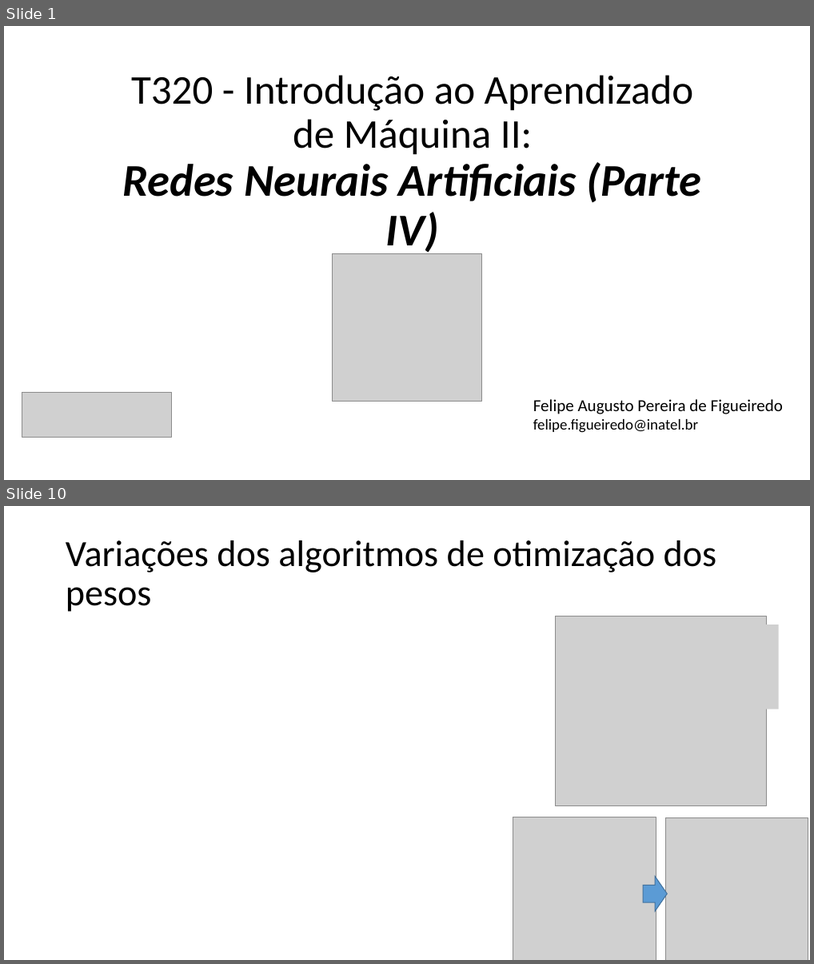
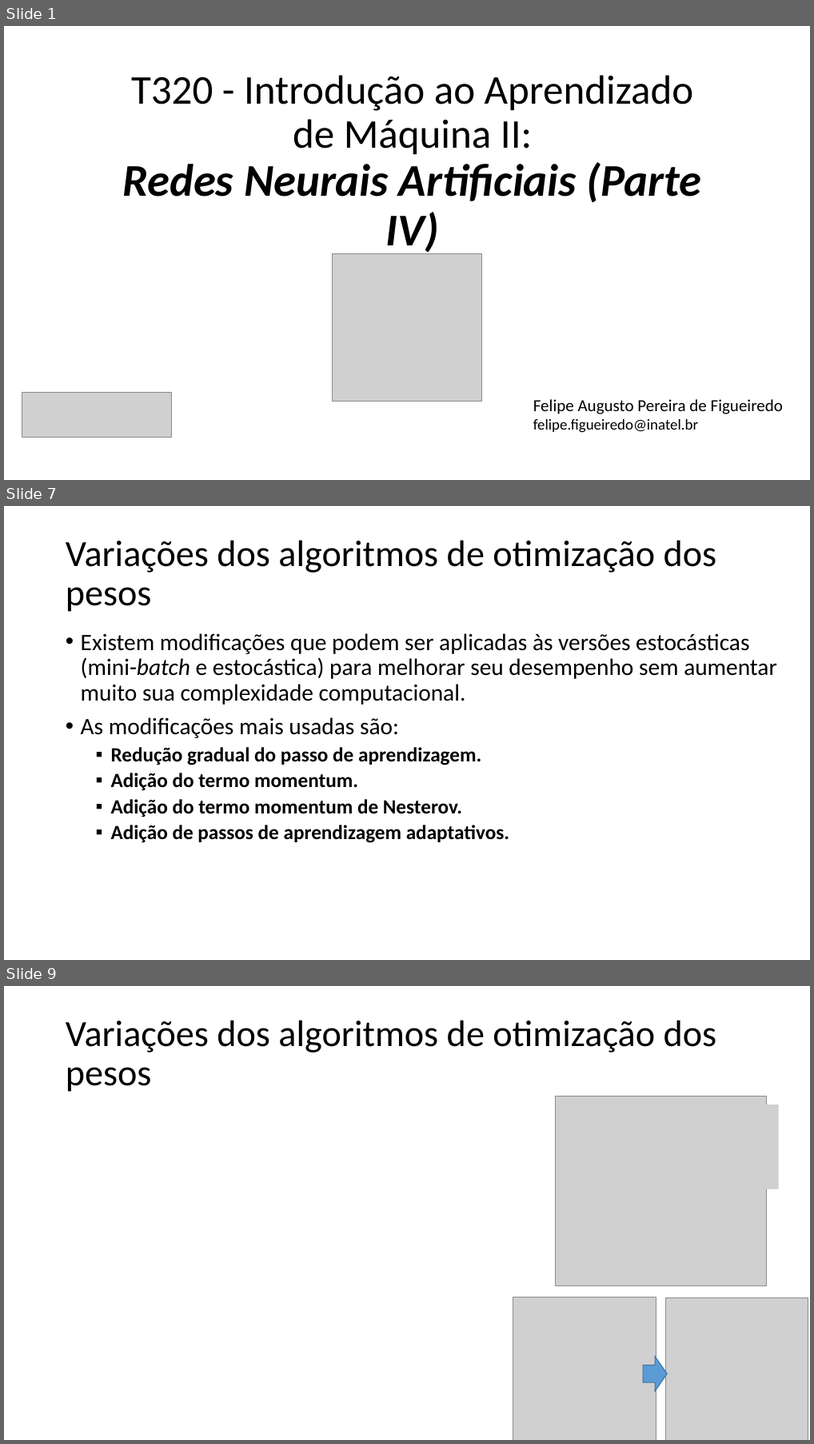
Before and after one commit to zz4fap/t320_aprendizado_de_maquina, a slide deck: slides/T320_Redes_Neurais_Artificiais (Parte IV).pptx. Shown one above the other, each under a label of ours: slides 1 and 10 before the commit, slides 1, 7 and 9 after it; the slides between them are not shown. The pictures are 814x964 and 814x1444 pixels, drawn with LibreOffice and Linux fonts; fonts in the diff are those of the drawing; grey boxes stand for pictures. Boxes give left, top, right and bottom in pixels: in the first picture for what was removed or moved away, otherwise in the second. Text is boxed around its words. In the diff, an @@ line names an element or a change of style, - is before the commit and + after.

```diff
--- a/slides/T320_Redes_Neurais_Artificiais (Parte IV).pptx
+++ b/slides/T320_Redes_Neurais_Artificiais (Parte IV).pptx
@@ slide 7 added at (4, 506, 810, 960), background #FFFFFF @@
@@ title added at (66, 540, 718, 612), 44 pt, text #000000 @@
+Variações dos algoritmos de otimização dos pesos
@@ text added at (81, 633, 778, 843), 28 pt, text #000000 @@
+• Existem modificações que podem ser aplicadas às versões estocásticas (mini-batch e estocástica) para melhorar seu desempenho sem aumentar muito sua complexidade computacional.
+• As modificações mais usadas são:
+  ▪ Redução gradual do passo de aprendizagem.
+  ▪ Adição do termo momentum.
+  ▪ Adição do termo momentum de Nesterov.
+  ▪ Adição de passos de aprendizagem adaptativos.
@@ what was slide 10 is now slide 9 @@
```
Also in this commit, not shown: 2 slides changed, 4 other slides added, 6 slides removed, 1 other file.
